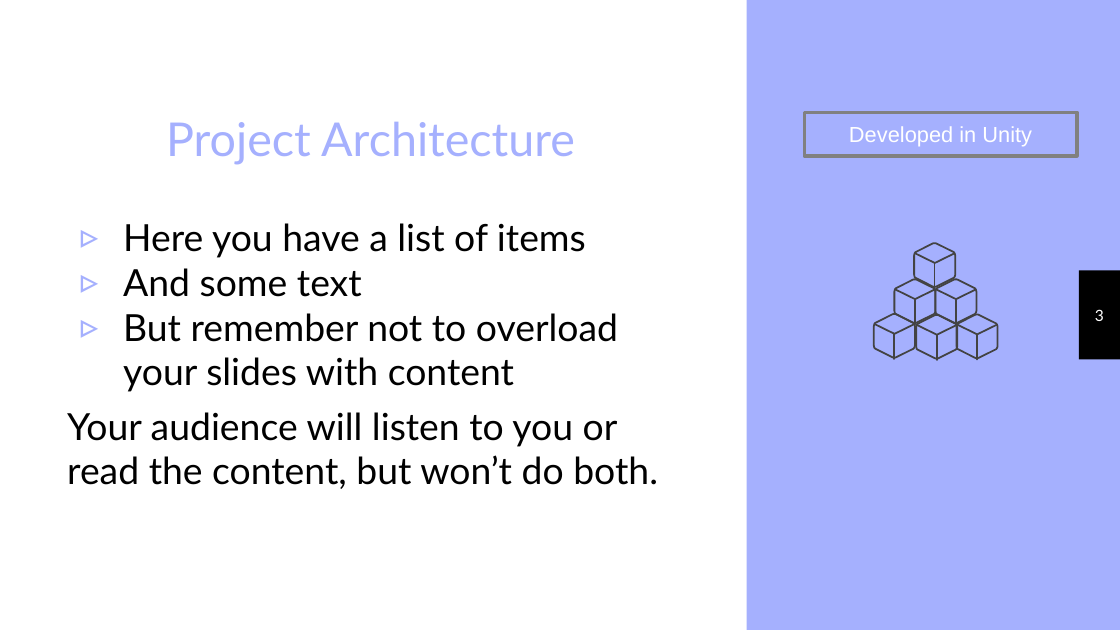
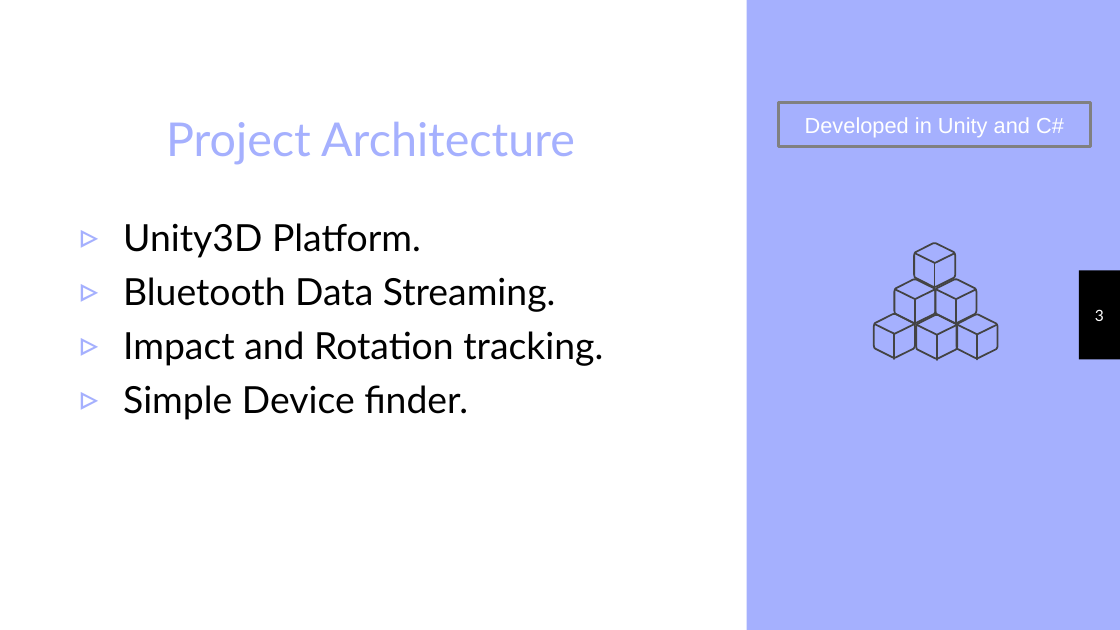
Before and after one commit to SerjiVutinss/Unity_IMU_ImpactAndRotation, a slide deck: slide 3 of SubmissionMaterials/Shimmer Research Presentation.pptx. Drawn at 1120x630 pixels with LibreOffice and Linux fonts; fonts in the diff are those of the drawing. Boxes give left, top, right and bottom in pixels: in the first picture for what was removed or moved away, otherwise in the second. Text is boxed around its words. In the diff, an @@ line names an element or a change of style, - is before the commit and + after.

```diff
--- a/SubmissionMaterials/Shimmer Research Presentation.pptx
+++ b/SubmissionMaterials/Shimmer Research Presentation.pptx
@@ rectangle "Developed in Unity and C#": place and size @@
-rectangle "Developed in Unity and C#" at box(804, 112, 1077, 156)
+rectangle "Developed in Unity and C#" at box(778, 103, 1091, 147)
@@ text in rectangle at box(805, 117, 1064, 137): text changed @@
-Developed in Unity
+Developed in Unity and C#
@@ text at box(123, 223, 603, 420): text changed @@
-▹ Here you have a list of items
-▹ And some text
-▹ But remember not to overload your slides with content
-Your audience will listen to you or read the content, but won’t do both.
+▹ Unity3D Platform.
+▹ Bluetooth Data Streaming.
+▹ Impact and Rotation tracking.
+▹ Simple Device finder.
```
Also in this commit, not shown: 3 other slides changed, 4 slides added, 12 slides removed.
